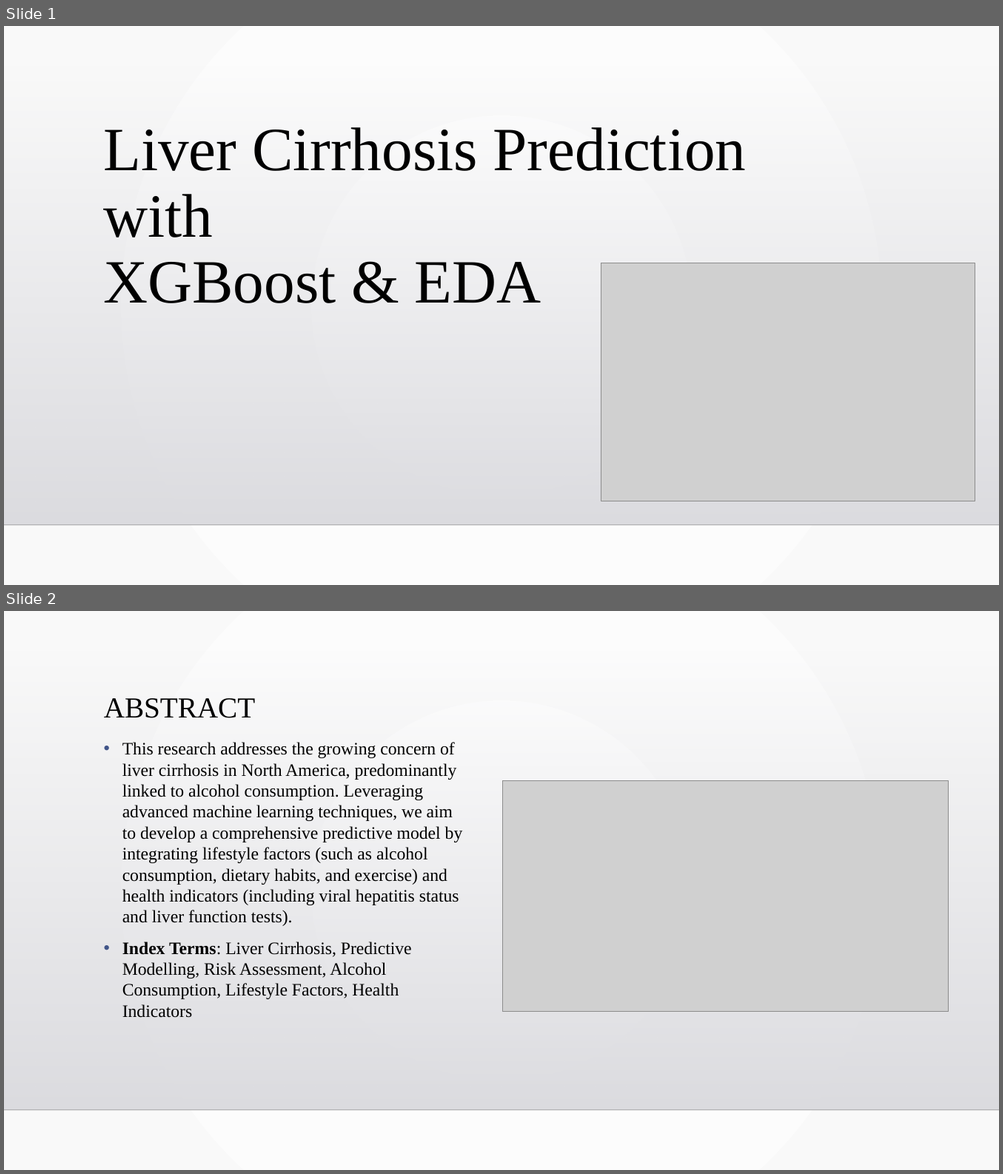
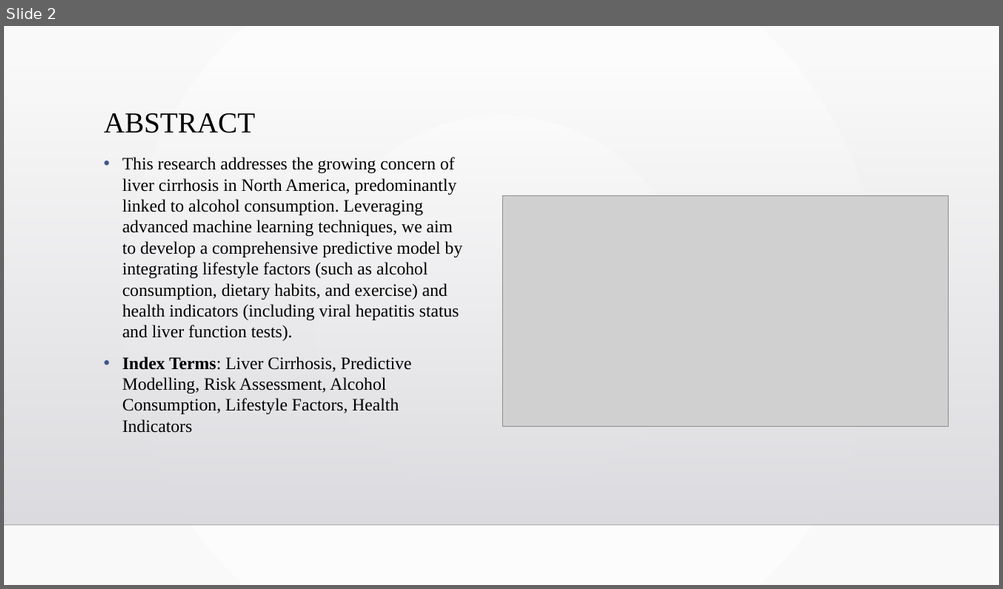
Before and after one commit to aslucky0143/final-year-project, a slide deck: Presentation/PPT_PROJECT_THIRD_REVIEW[1].pptx. Shown one above the other, each under a label of ours: slides 1 and 2 before the commit, slide 2 after it. The pictures are 1003x1174 and 1003x589 pixels, drawn with LibreOffice and Linux fonts; fonts in the diff are those of the drawing; grey boxes stand for pictures; background and template pictures are left out. Boxes give left, top, right and bottom in pixels: in the first picture for what was removed or moved away, otherwise in the second. Text is boxed around its words. In the diff, an @@ line names an element or a change of style, - is before the commit and + after.

```diff
--- a/Presentation/PPT_PROJECT_THIRD_REVIEW[1].pptx
+++ b/Presentation/PPT_PROJECT_THIRD_REVIEW[1].pptx
@@ slide 1 removed at (4, 26, 999, 585), background gradient #FFFFFF to #FAFAFA; not listed: 2 template elements that a slide beside it also shows @@
@@ title removed at (103, 127, 746, 304) @@
-Liver Cirrhosis Prediction with
-XGBoost & EDA
@@ picture removed at (601, 264, 975, 502) @@
```
Also in this commit, not shown: 2 slides added, 4 other slides removed, 18 other files.
